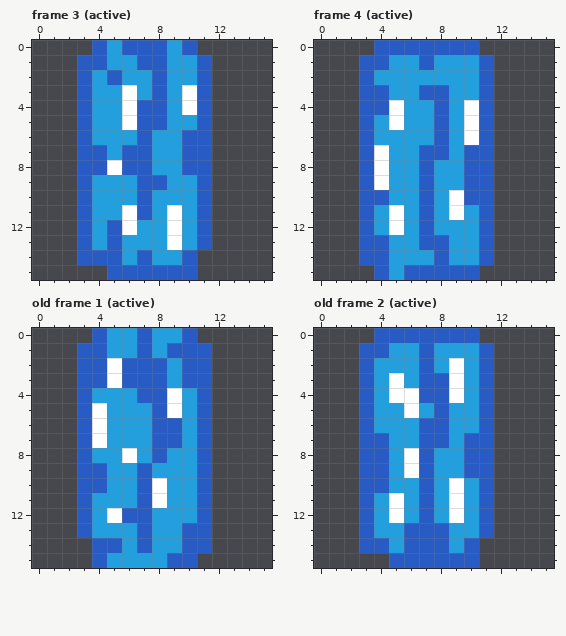
Two versions of one pixel-art file, data/sprites/effects/water-stream.aseprite. That is the earlier state.
16x16 pixels, 4 frames. Shown: frame 3 (active), frame 4 (active), old frame 1 (active), old frame 2 (active). The commit also changed other frames, which this record leaves out.
And afterwards:
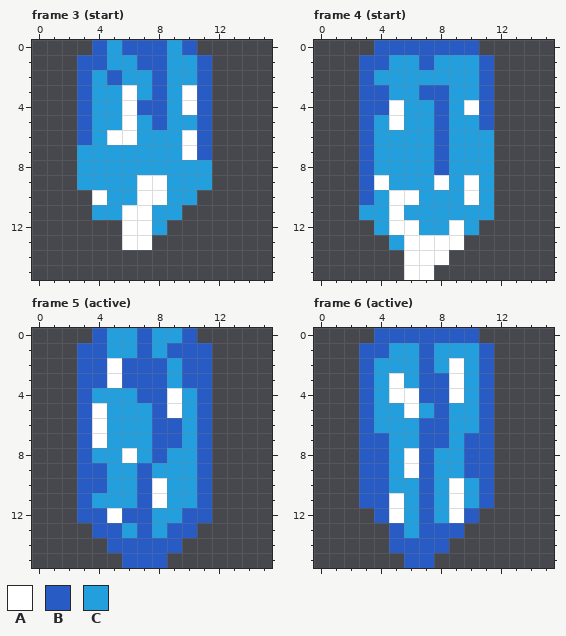
Palette (. is transparent): A #ffffff  B #285cc4  C #249fde
A new or re-ordered frame is compared with the old frame closest to it.
Difference:
frames 4 -> 8
Changed rows in their new state; - is an unchanged pixel.
Frame 3 (start):
first column x 3:
 5 ----C----
 6 --AAC--A-
 7 CC-CC--A-
 8 CCCCC--CC
 9 C---AA--C
10 .A--AA--.
11 .---A-C..
12 ...-A-...
13 ...AA....
14 ........-
15 --......-
Frame 4 (start):
first column x 3:
 5 -------C-
 6 -------CC
 7 -C--C--CC
 8 -C--CB-CC
 9 ----CA-AC
10 -CAAC-CAC
11 C---C-C-C
12 .--AC-A-.
13 ..-AAAA..
14 ...AAA...
15 -..AA...-
Frame 5 (active) is new; against old frame 1 (active):
first column x 3:
12 -B-----B-
13 .BB---B-.
14 -.-B-BB..
15 -..BBB..-
Frame 6 (active) is new; against old frame 2 (active):
first column x 3:
11 -B-------
12 .B-----B.
13 ..BC--B..
14 ..B---..-
15 --.--...-
Changed places in both pictures, as pixel boxes (x1, y1, x2, y2):
changed: (77, 115, 212, 280)
changed: (359, 115, 494, 280)
changed: (77, 508, 212, 568)
changed: (359, 493, 494, 568)
